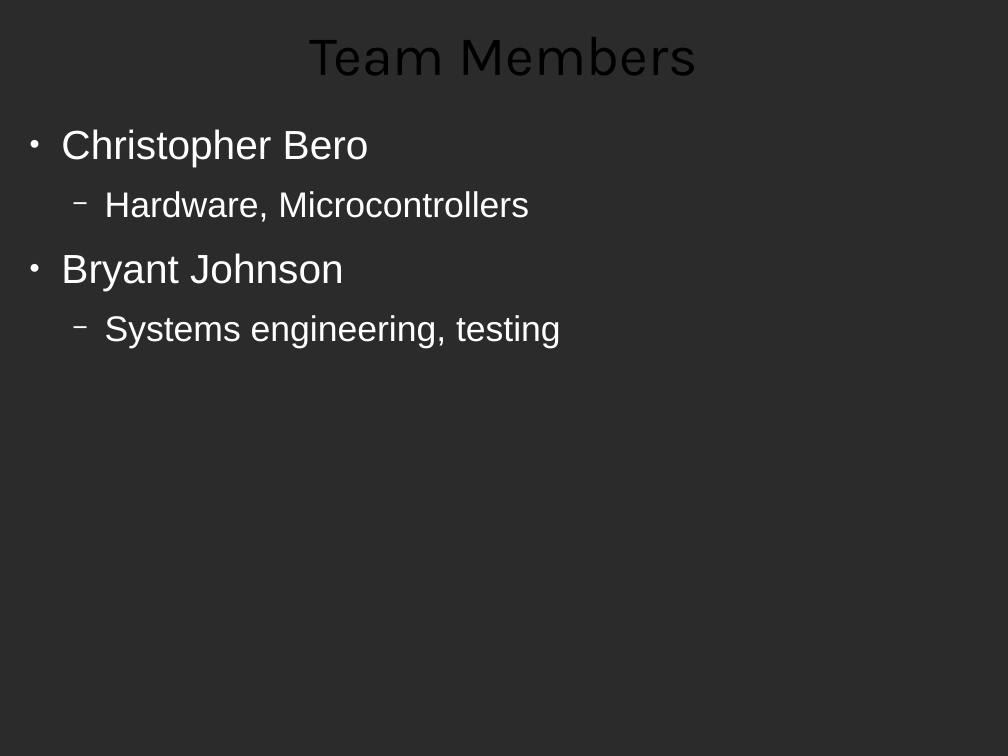
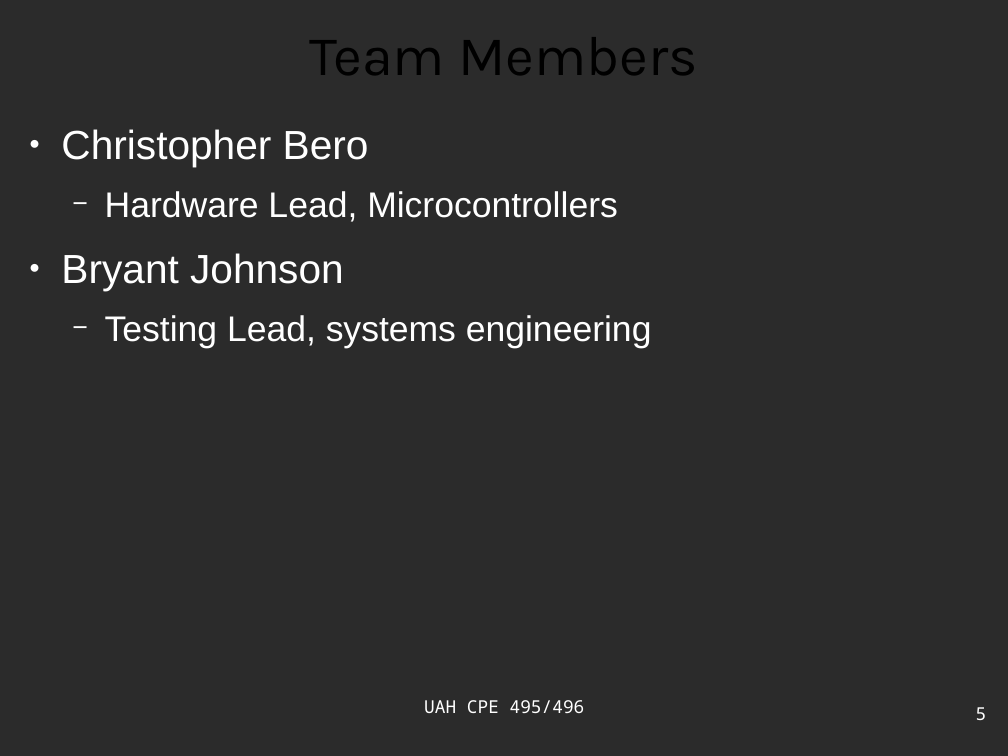
Before and after one commit to ctag/cpe495, a slide deck: slide 5 of projectProposal/presentation_bero.odp (slide 3 before the commit). Drawn at 1008x756 pixels with LibreOffice and Linux fonts; fonts in the diff are those of the drawing; background and template pictures are left out; a plain dark background stands for a picture behind light text. Boxes give left, top, right and bottom in pixels: in the first picture for what was removed or moved away, otherwise in the second. Text is boxed around its words. In the diff, an @@ line names an element or a change of style, - is before the commit and + after.

```diff
--- a/projectProposal/presentation_bero.odp
+++ b/projectProposal/presentation_bero.odp
@@ text at bbox=[105, 191, 618, 222]: text changed @@
-  − Hardware, Microcontrollers
+  − Hardware Lead, Microcontrollers
@@ text at bbox=[105, 315, 652, 348]: text changed @@
-  − Systems engineering, testing
+  − Testing Lead, systems engineering
@@ text added at bbox=[424, 700, 585, 713], 14 pt, text #FFFFFF @@
+UAH CPE 495/496
@@ page number added at bbox=[976, 707, 987, 720], 14 pt, text #FFFFFF @@
+5
```
Also in this commit, not shown: 4 other slides changed, 15 slides added, 12 slides removed, 15 other files.
